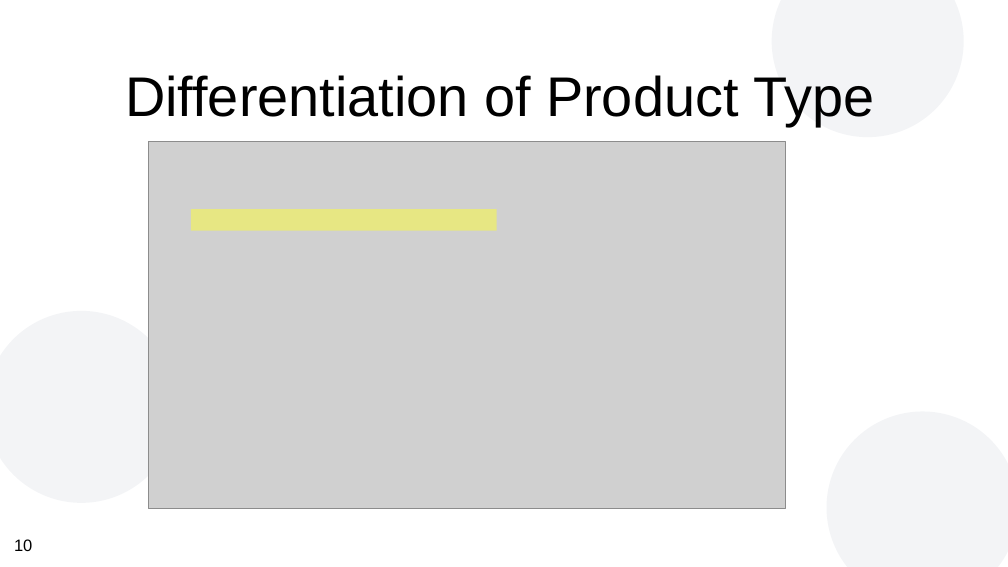
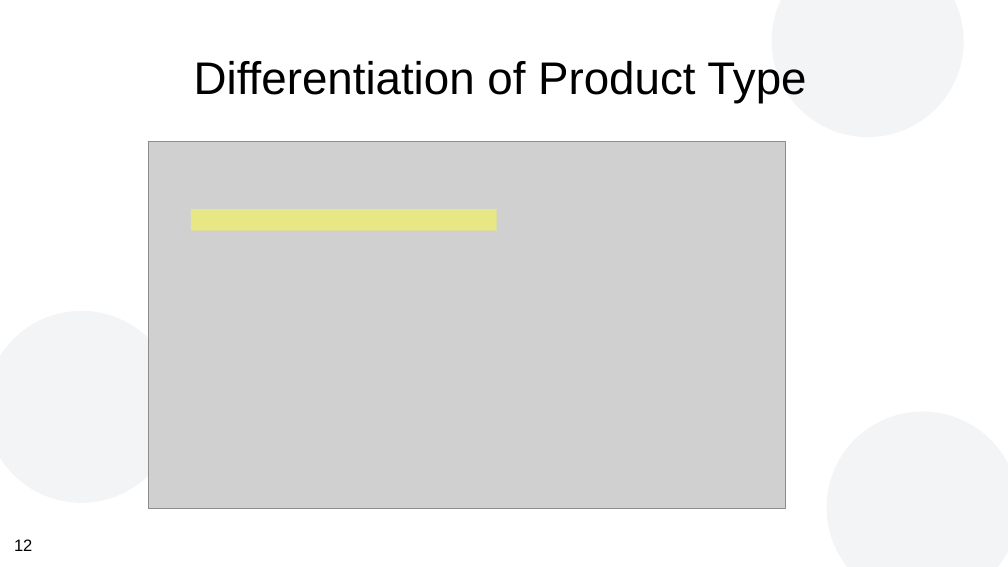
Before and after one commit to jmb-oddbook/ecom_project, a slide deck: slide 12 of presentation/vs_electronics.odp (slide 10 before the commit). Drawn at 1008x567 pixels with LibreOffice and Linux fonts; fonts in the diff are those of the drawing; grey boxes stand for pictures; background and template pictures are left out. Boxes give left, top, right and bottom in pixels: in the first picture for what was removed or moved away, otherwise in the second. Text is boxed around its words. In the diff, an @@ line names an element or a change of style, - is before the commit and + after.

```diff
--- a/presentation/vs_electronics.odp
+++ b/presentation/vs_electronics.odp
@@ title "Differentiation of Product Type": place and size @@
-title "Differentiation of Product Type" at bbox=[125, 75, 874, 126]
+title "Differentiation of Product Type" at bbox=[194, 61, 806, 103]
@@ title "Differentiation of Product Type" at bbox=[194, 61, 806, 103]: size 44 to 36 pt @@
@@ page number at bbox=[14, 539, 32, 551]: text changed @@
-10
+12
```
Also in this commit, not shown: 5 other slides changed, 4 slides added, 3 slides removed, 5 other files.
